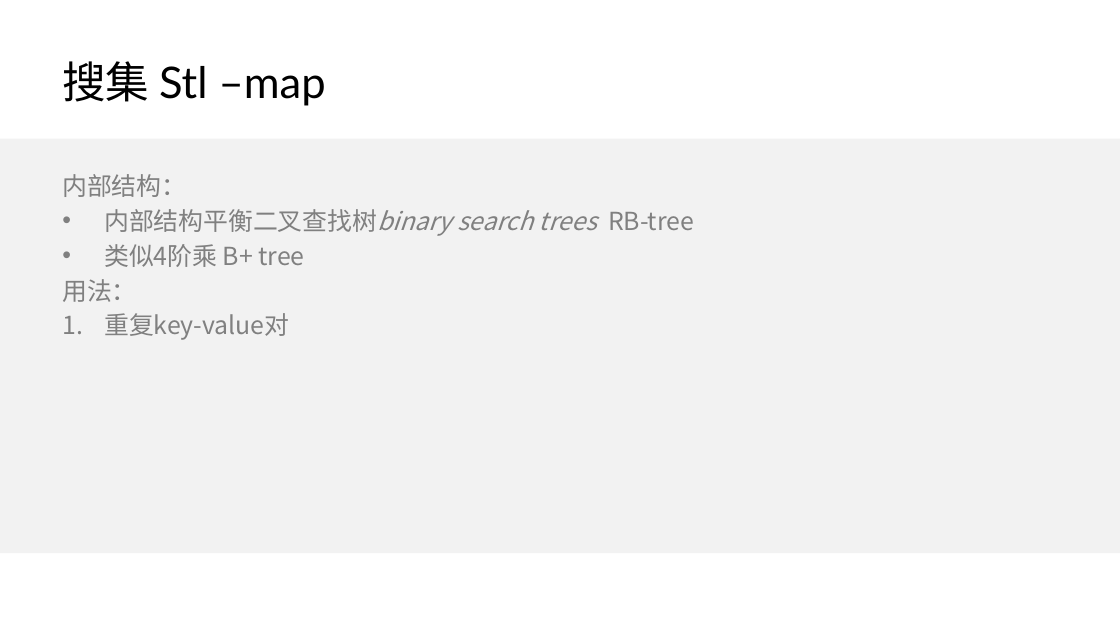
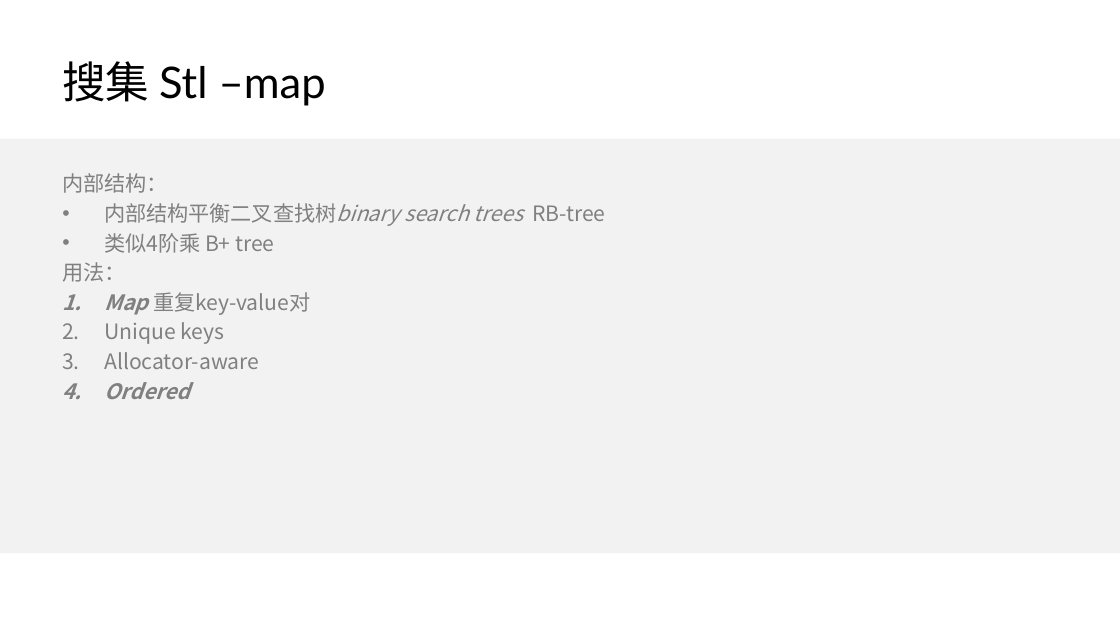
Before and after one commit to wangcy6/weekly, a slide deck: slide 8 of KM/ppt/2019_c++_index.pptx. Drawn at 1120x630 pixels with LibreOffice and Linux fonts; fonts in the diff are those of the drawing; background and template pictures are left out. Boxes give left, top, right and bottom in pixels: in the first picture for what was removed or moved away, otherwise in the second. Text is boxed around its words. In the diff, an @@ line names an element or a change of style, - is before the commit and + after.

```diff
--- a/KM/ppt/2019_c++_index.pptx
+++ b/KM/ppt/2019_c++_index.pptx
@@ text at [62,173,605,282]: size 16 to 13.6 pt in "内部结构：", "内部结构平衡二叉查找树binary search trees RB-tree", "类似4阶乘 B+ tree", "用法：" @@
@@ text at [104,292,310,399]: text changed; size 16 to 13.6 pt @@
-1. 重复key-value对
+1. Map 重复key-value对
+2. Unique keys
+3. Allocator-aware
+4. Ordered
```
Also in this commit, not shown: 3 other slides changed, 9 other files.
